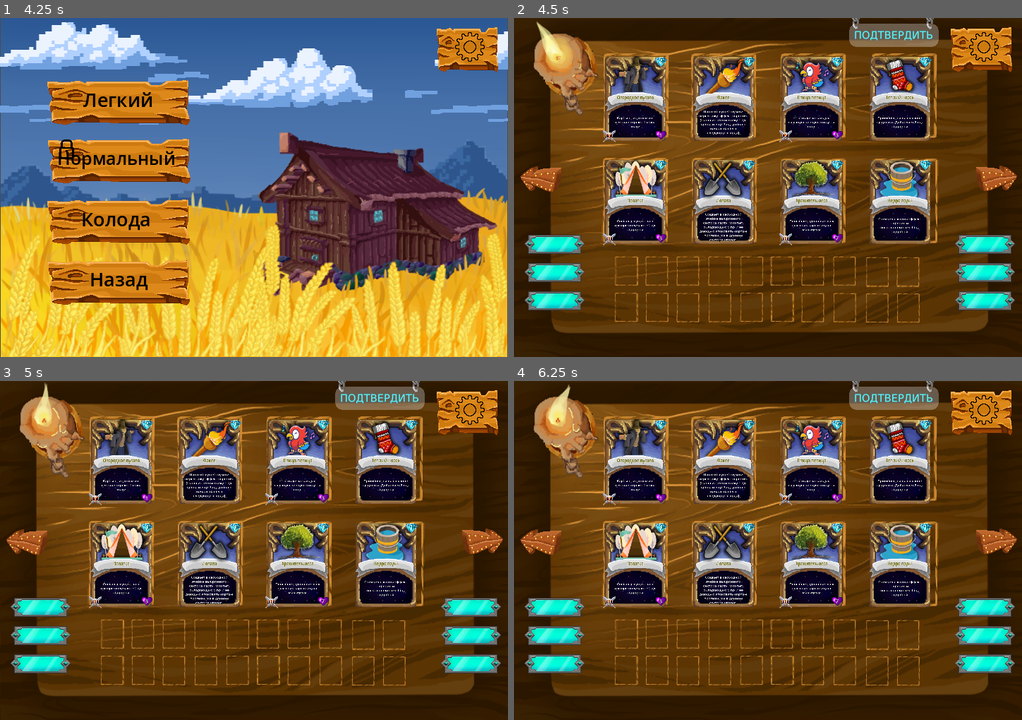
Above: before the commit, frames 1-4 (two rows, left to right).
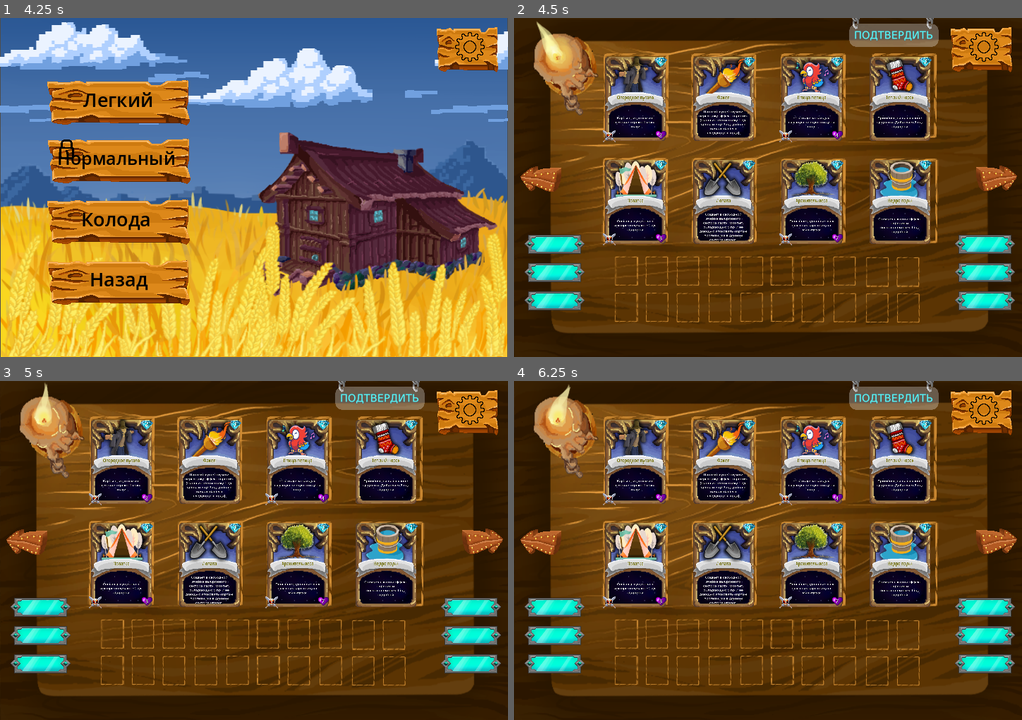
Above: after the commit, the same moments.

Repository: m-andreevskii/K-Cards
Game: Godot game, scene res://KCards/scenes/welcome_window.tscn
Same seed, same stepped clock (60 frames per second), same inputs: the game is played once before the commit and once after it.
Inputs (mouse positions are in pixels of both pictures, inside the frame that each line leads up to):
- Up to frame 1 (4.25 s): click "Play" at 0.5 s; click "Сражения" at 1.25 s; click "Назад" at 2 s; click "Сражения" at 2.75 s; click "С компьютером" at 3.5 s
- Up to frame 2 (4.5 s): click "Легкий" at 4.25 s
- Up to frame 3 (5 s): no input
- Up to frame 4 (6.25 s): click (895, 384) at 5 s; click "Колода" at 5.75 s

Frame 1 is identical in both runs. In frame 2, less than 0.1% of the frame differs, in the area x 18-64%, y 33-66%; in frame 3, less than 0.1%; in frame 4, less than 0.1%.

Commit message:
added game icon

Diff:
--- a/KCards/cards/CardsDatabase.gd
+++ b/KCards/cards/CardsDatabase.gd
@@ -5,6 +5,34 @@
 enum {Scarecrow, Torch, Bird, Sock, Camp, Shovel, Oak, Bucket, Drum, Mirror}
 
 
+
+
+const DATA = {
+	Scarecrow :
+		{"id": 1, "type": "Units", "cost": 2, "name": "Огородное пугало", "description": "Карты птиц в том же секторе теряют 1 очко атаки", "imageName": "пугало.png", "attack": 2, "health": 2},
+	Torch :
+		{"id": 2, "type": "Ability", "cost": 3, "name": "Факел", "description": "Наносит существу или персонажу эффект горения.\n[Наносит противнику 1 ед. урона и ещё 3 ед. урона в начале вашего следующего хода]", "imageName": "огонь.png", "isTargetable": true},
+	Bird:
+		{"id": 3, "type": "Units", "cost": 2, "name": "Птица-певица", "description": "+1 к атаке за каждую союзную певчую птицу на поле", "imageName": "певичка.png", "attack": 1, "health": 4},
+	Sock:
+		{"id": 4, "type": "Ability", "cost": 3, "name": "Теплый носок", "description": "Применяется на союзное существо. Добавляет 3 ед. здоровья", "imageName": "носок.png", "isTargetable": true, "effect": "addCreatureHealth", "arguments": [3]},
+	Camp:
+		{"id": 5, "type": "Units", "cost": 3, "name": "Палатка", "description": "Союзные существа в секторе получают +1 ед. здоровья", "imageName": "палатка.png", "attack": 1, "health": 3},
+	Shovel:
+		{"id": 6, "type": "Ability", "cost": 3, "name": "Лопата", "description": "Создает в свободной ячейке выбранного сектора карту “Окопы”, обладающую 5 hp и не дающую атаковать картам противника в данном секторе игрока.", "imageName": "лопата.png"},
+	Oak:
+		{"id": 7, "type": "Units", "cost": 3, "name": "Хранитель леса", "description": "Повышает здоровье всех союзных карт птиц на максимум", "imageName": "дуб.png", "attack": 1, "health": 7},
+	Bucket:
+		{"id": 8, "type": "Ability", "cost": 1, "name": "Ведро воды", "description": "Снимает с карты эффект горения и восстанавливает 1 ед. здоровья", "imageName": "ведро.png", "isTargetable": true},
+	Drum:
+		{"id": 9, "type": "Units", "cost": 3, "name": "Дятел-барабанщик", "description": "В конце каждого хода наносит 1 единицу урона случайному существу противника в секторе", "imageName": "барабан.png", "attack": 1, "health": 4},
+	Mirror:
+		{"id": 10, "type": "Units", "cost": 2, "name": "Ручное зеркало", "description": "Снижает урон, получаемый соседними картами на 2, снижает свое hp на 1", "imageName": "зеркало.png", "attack": 1, "health": 6}
+	}
+
+
+
+"""
 const DATA = {
 	Scarecrow :
 		{"id": 1, "type": "Units", "cost": 2, "name": "Огородное пугало", "description": "Карты птиц в том же секторе теряют 1 очко атаки", "imageName": "пугало.png", "attack": 1, "health": 1},
@@ -28,6 +56,7 @@
 		{"id": 10, "type": "Units", "cost": 2, "name": "Ручное зеркало", "description": "Снижает урон, получаемый соседними картами на 2, снижает свое hp на 1", "imageName": "зеркало.png", "attack": 0, "health": 6}
 	}
 
+	"""
 """
 const DATA = {
 	Scarecrow :
--- a/project.godot
+++ b/project.godot
@@ -13,7 +13,7 @@
 config/name="KCards"
 run/main_scene="res://KCards/scenes/welcome_window.tscn"
 config/features=PackedStringArray("4.1", "Forward Plus")
-config/icon="res://icon.svg"
+config/icon="res://K_Cards_icon.png"
 
 [autoload]
 
Binary file added: K_Cards_icon.png
Not shown, added: K_Cards_icon.png.import
Binary file added: K_Cards_icon_.png
Not shown, added: K_Cards_icon_.png.import
Not shown, changed: export_presets.cfg
Not shown, changed: KCards.exe
Not shown, added: KCards_20_12_2023.exe
Not shown, added: KCards_27_12_2023.exe
